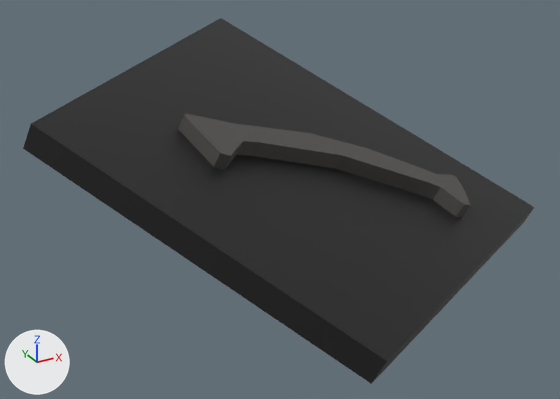
The OBJ model src/main/resources/assets/stargate/models/DHD/038.obj: old version first, new version second.
Before and after are seen from a camera (50 mm lens) standing at (0.1709, 0.0641, 1.0319) and looking at (0.2625, 0.2305, 0.9487). Arrows for +X, +Y and +Z are at lower left; the lights stay in place. The picture after the commit comes second. Where no turn or scale is listed for an object, it has been applied to the vertices.

The scene before the commit, as lines of its bpy script (objects in view):
```python
me_038 = bpy.data.meshes.new('038')
me_038.from_pydata(...)  # 62 vertices, 90 faces; spans x 0.1967..0.3437, y 0.1567..0.3036, z 0.9289..0.9839
me_038.materials.append(mat_glyph)  # picture img_milky_way_dhd_glyphs_png
ob_038 = bpy.data.objects.new('038', me_038)
ob_038.location = (0.0, 0.0, 0.0)
```
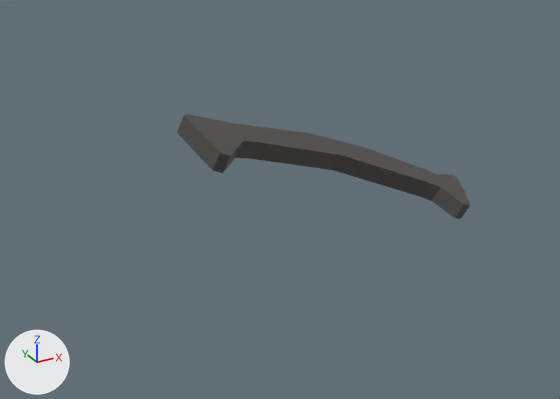
Location of each change, (x1, y1, x2, y2) in pixels of the pictures (560 x 399 px):
'038', reshaped (43% narrower, 71% shorter)
    before: (23, 18, 534, 384)
    after: (177, 114, 470, 219)
part 1 of me_038, deleted
    before: (23, 18, 534, 384)

The change, as a diff of the scene's bpy script:
```diff
--- a/src/main/resources/assets/stargate/models/DHD/038.obj.py
+++ b/src/main/resources/assets/stargate/models/DHD/038.obj.py
@@ me_038 @@
 # used by ob_038; location = (0.0, 0.0, 0.0)
-me_038.from_pydata(...)  # 62 vertices, 90 faces; spans x 0.1967..0.3437, y 0.1567..0.3036, z 0.9289..0.9839
+me_038.from_pydata(...)  # 52 vertices, 76 faces; spans x 0.2323..0.3115, y 0.2041..0.2277, z 0.9439..0.9784
+# me_038 part 1: the loose piece of 10 vertices spanning x 0.1967..0.3437, y 0.1567..0.3036, z 0.9289..0.9839 is deleted
 me_038.materials.append(mat_glyph)
```
